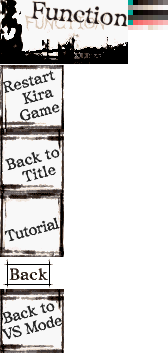
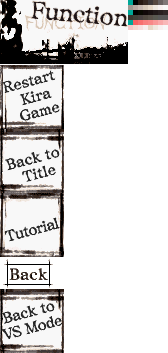
Layers edited between the first and the second 168 x 353 image:
painted on "Restart Kira Game copy" over (19, 89, 54, 109)
